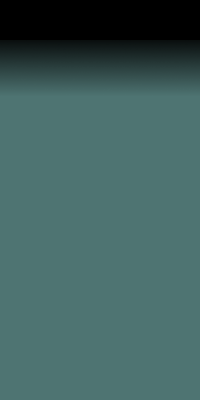
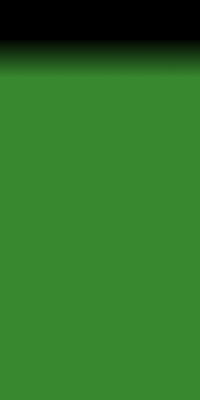
Revision of a layered 200×400 image; what changed, layer by layer:
painted on "shade" over [0, 40, 200, 96]
painted on "hover copy #4" over [0, 40, 200, 400]
painted on "curve copy #1" over [0, 40, 200, 400]
hid group "button top left" (4 layers) over [0, 40, 200, 400]
painted on "shade copy #1" over [94, 40, 200, 96]
painted on "hover #1" over [40, 40, 200, 400]
painted on "curve #1" over [40, 40, 200, 400]
hid group "Curve" (4 layers) over [0, 40, 200, 400]
painted on "shade copy #2" over [94, 304, 200, 367]
painted on "hover" over [40, 40, 200, 361]
painted on "curve" over [40, 40, 200, 361]
